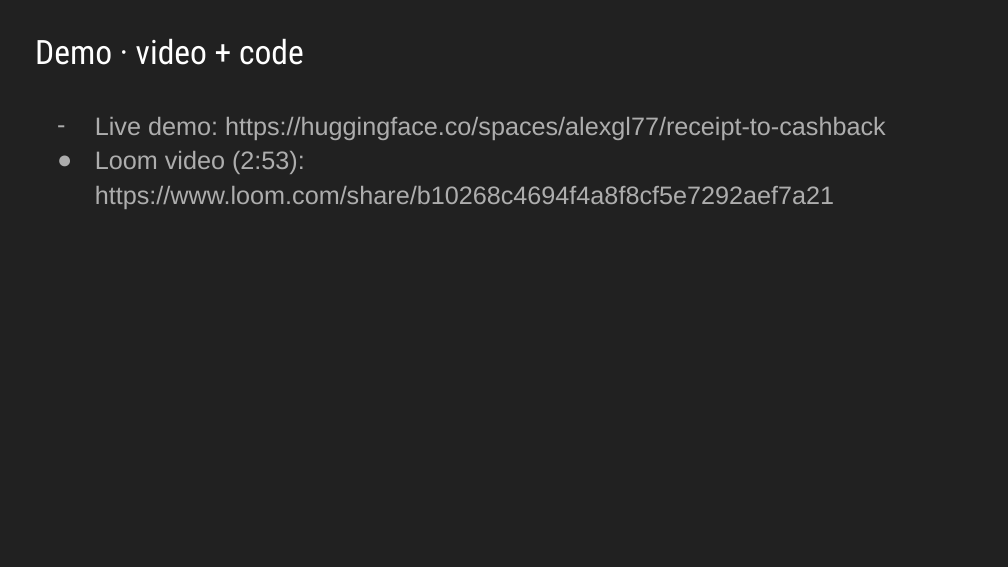
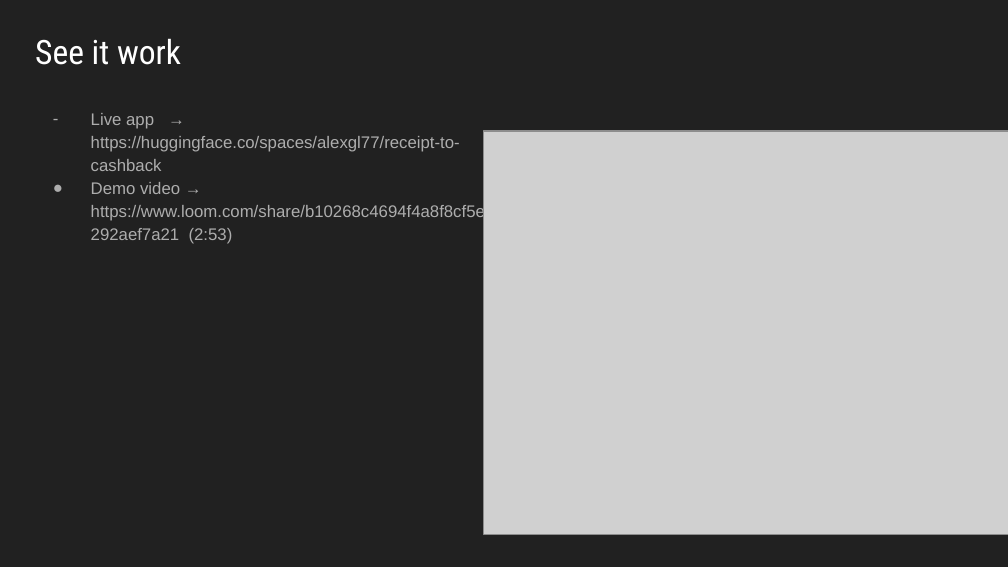
Before and after one commit to alexgl77/receipt-to-cashback, a slide deck: slide 6 of presentation/Receipt-to-Cashback.pptx. Drawn at 1008x567 pixels with LibreOffice and Linux fonts; fonts in the diff are those of the drawing; grey boxes stand for pictures. Boxes give left, top, right and bottom in pixels: in the first picture for what was removed or moved away, otherwise in the second. Text is boxed around its words. In the diff, an @@ line names an element or a change of style, - is before the commit and + after.

```diff
--- a/presentation/Receipt-to-Cashback.pptx
+++ b/presentation/Receipt-to-Cashback.pptx
@@ text at box(35, 38, 181, 65): text changed @@
-Demo · video + code
+See it work
@@ text at box(91, 113, 495, 244): text changed; size 18 to 12 pt @@
-– Live demo: https://huggingface.co/spaces/alexgl77/receipt-to-cashback
-● Loom video (2:53): https://www.loom.com/share/b10268c4694f4a8f8cf5e7292aef7a21
+– Live app → https://huggingface.co/spaces/alexgl77/receipt-to-cashback
+● Demo video → https://www.loom.com/share/b10268c4694f4a8f8cf5e7292aef7a21 (2:53)
@@ picture added at box(484, 131, 1008, 534) @@
```
Also in this commit, not shown: 6 other slides changed, 7 other files.
